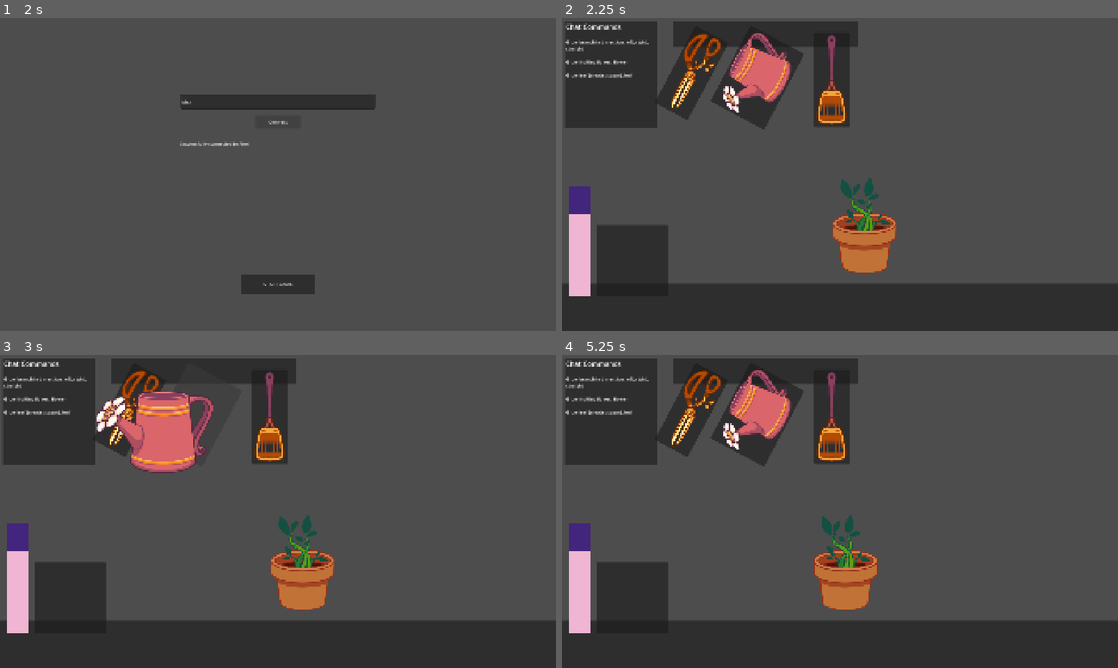
Above: before the commit, frames 1-4 (two rows, left to right).
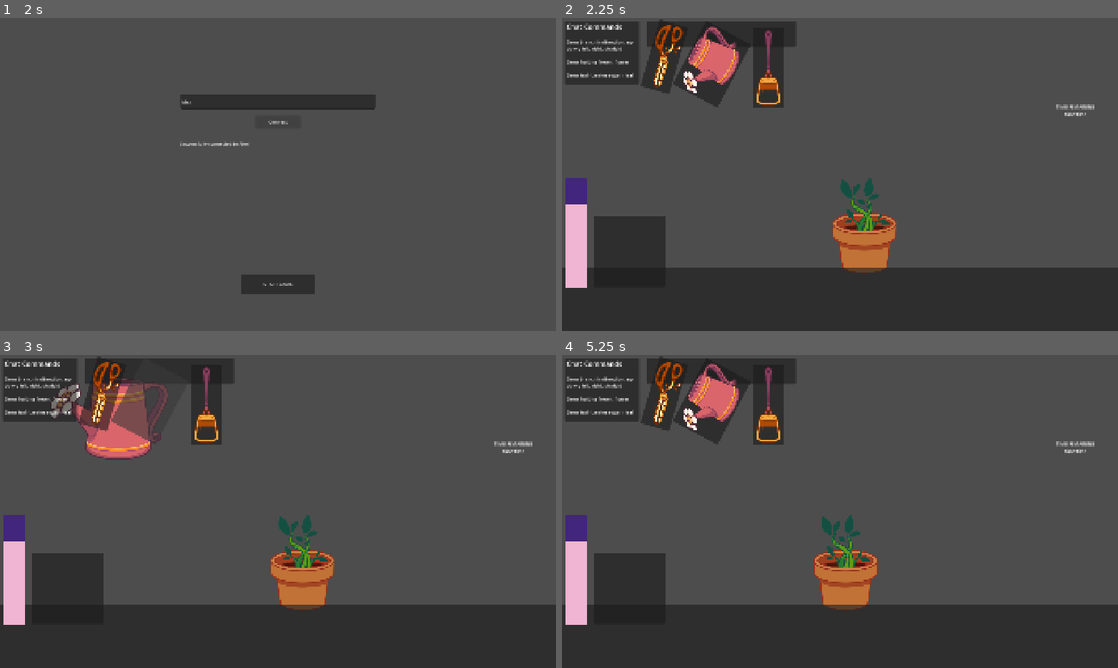
Above: after the commit, the same moments.

Repository: Fooror/backseat_jam_2026_sunny_and_frono
Game: Godot game, scene res://Menu/menu.tscn
Two runs of this game, one before a commit and one after it. Both use one fixed random seed, a clock stepped at 60 frames per second and the inputs below.
Inputs (mouse positions are in pixels of both pictures, inside the frame that each line leads up to; where the layout moved, square brackets give the same spot in the first picture):
- Up to frame 1 (2 s): click (278, 102) at 0.52 s; type "Alex" at 0.6 s; click "Connect" at 1.25 s
- Up to frame 2 (2.25 s): click "START GAME" at 2 s
- Up to frame 3 (3 s): click (150, 401) [194, 414] at 2.75 s
- Up to frame 4 (5.25 s): click (767, 405) [834, 417] at 3.5 s; click (662, 392) [689, 411] at 4.25 s; tap Enter at 5 s; move the mouse to (962, 495) at 5.02 s; press the mouse at (962, 495) at 5.03 s; hold D (moveright) from 5.03 s (still down)

Frame 1 is identical in both runs. In frame 2, 16% of the frame differs, in the area x 0-100%, y 0-89%; in frame 3, 17%; in frame 4, 16%.

Commit message:
area2d thing fixed and pail done

Diff:
--- a/Gamelevel/flower.gd
+++ b/Gamelevel/flower.gd
@@ -1,5 +1,7 @@
 extends Node2D
 class_name Flower
+
+signal Sheered
 
 const FLOWER = preload("uid://7llkqrw6nh1o")
 @onready var sprite: Sprite2D = $Sprite
@@ -35,3 +37,6 @@
 	progress_bar.value = Waterammount
 	if progress_bar.value >= Watermax:
 		Bloom()
+
+func Sheer():
+	pass
--- a/Gamelevel/flower.tscn
+++ b/Gamelevel/flower.tscn
@@ -10,11 +10,9 @@
 script = ExtResource("1_qld3m")
 
 [node name="ProgressBar" type="ProgressBar" parent="." unique_id=1486857697]
-offset_left = -44.0
-offset_top = 5.0
-offset_right = 44.0
-offset_bottom = 19.0
-pivot_offset = Vector2(44, -5)
+top_level = true
+offset_right = 88.0
+offset_bottom = 26.0
 max_value = 8.0
 step = 0.1
 show_percentage = false
@@ -24,7 +22,7 @@
 texture = ExtResource("1_q4gu7")
 
 [node name="Area2D" type="Area2D" parent="." unique_id=2139294020]
-collision_layer = 2
+collision_layer = 6
 collision_mask = 0
 
 [node name="CollisionShape2D" type="CollisionShape2D" parent="Area2D" unique_id=1977966934]
--- a/Gamelevel/game_level.gd
+++ b/Gamelevel/game_level.gd
@@ -4,14 +4,18 @@
 signal Timeticked
 
 const TREE_SEGMENT = preload("uid://bwfnagv2unacs")
-@onready var treesegments: Node = $Treesegments
+const USERINFO = preload("uid://dn3g0n4mxk8cb")
+
+@onready var treesegments: Node = $World/Treesegments
 @onready var timer: Timer = $Timer
+@onready var container: GridContainer = $GUI/Container
 
 @onready var camtarget: Node2D = $Camtarget
-@export var Camera:Camera2D
+@export var world:Node2D
+@onready var toplevel: Node = $Toplevel
 @export var Plantstart:Marker2D
 @export var Planttop:Node2D
-
+@export var Camera:Camera2D
 func _ready() -> void:
 	Twitchhandle.MessageRecieved.connect(chat_message_recieved)
 
@@ -28,12 +32,20 @@
 		if i.User == user:
 			i.messaged(message)
 			return
+	setupnewuser(user,message)
+
+func setupnewuser(user:String,message:String):
 	print("new user:"+user)
 	var newsegment:TreeSegment = TREE_SEGMENT.instantiate()
 	treesegments.add_child(newsegment)
 	newsegment.global_position = Planttop.global_position
 	Planttop.global_position = newsegment.SectionTop.global_position
 	newsegment.setup(user,message)
+	var newuserinfo = USERINFO.instantiate()
+	container.add_child(newuserinfo)
+	newuserinfo.setup(user)
+	newsegment.Infoupdate.connect(newuserinfo.OnInfoUpdated)
+	newuserinfo.setup(user)
 
 func _on_timer_timeout() -> void:
 	Timeticked.emit()
--- a/Gamelevel/game_level.tscn
+++ b/Gamelevel/game_level.tscn
@@ -7,43 +7,50 @@
 [ext_resource type="PackedScene" uid="uid://dnloj36jl2bi0" path="res://Gamelevel/toolroster.tscn" id="4_ldrrc"]
 [ext_resource type="PackedScene" uid="uid://caf4mplusgbar" path="res://Gamelevel/big beef.tscn" id="5_ldrrc"]
 
-[node name="GameLevel" type="Node2D" unique_id=1486105889 node_paths=PackedStringArray("Camera", "Plantstart", "Planttop")]
+[node name="GameLevel" type="Node2D" unique_id=1486105889 node_paths=PackedStringArray("world", "Plantstart", "Planttop", "Camera")]
 script = ExtResource("1_ahwja")
+world = NodePath("World")
+Plantstart = NodePath("World/Plantstart")
+Planttop = NodePath("World/Planttop")
 Camera = NodePath("Camera2D")
-Plantstart = NodePath("Plantstart")
-Planttop = NodePath("Planttop")
+
+[node name="Camera2D" type="Camera2D" parent="." unique_id=1446288521]
+offset = Vector2(960, 540)
+
+[node name="Camtarget" type="Node2D" parent="." unique_id=377437984]
+
+[node name="World" type="Node2D" parent="." unique_id=1500829226]
+
+[node name="Pot" type="Sprite2D" parent="World" unique_id=1847660073]
+position = Vector2(1046, 776)
+texture = ExtResource("2_wiydr")
+
+[node name="Treesegments" type="Node2D" parent="World" unique_id=881424539]
+
+[node name="Planttop" type="Node2D" parent="World" unique_id=623271941]
+position = Vector2(1045, 742)
+
+[node name="PlanttopSprite" type="Sprite2D" parent="World/Planttop" unique_id=283708557]
+position = Vector2(1, -96)
+texture = ExtResource("2_yavcv")
+
+[node name="Plantstart" type="Marker2D" parent="World" unique_id=1855167374]
+position = Vector2(1045, 749)
+
+[node name="Tools" type="Node2D" parent="World" unique_id=580671892]
 
 [node name="Timer" type="Timer" parent="." unique_id=2093603075]
 autostart = true
 
-[node name="Camtarget" type="Node2D" parent="." unique_id=377437984]
-
-[node name="Camera2D" type="Camera2D" parent="." unique_id=1446288521]
-offset = Vector2(960, 540)
-
-[node name="Treesegments" type="Node" parent="." unique_id=307450690]
-
-[node name="Pot" type="Sprite2D" parent="." unique_id=1847660073]
-position = Vector2(1046, 776)
-texture = ExtResource("2_wiydr")
-
-[node name="Planttop" type="Node2D" parent="." unique_id=623271941]
-position = Vector2(1045, 742)
-
-[node name="PlanttopSprite" type="Sprite2D" parent="Planttop" unique_id=283708557]
-position = Vector2(1, -96)
-texture = ExtResource("2_yavcv")
-
-[node name="Plantstart" type="Marker2D" parent="." unique_id=1855167374]
-position = Vector2(1045, 749)
-
 [node name="GUI" type="CanvasLayer" parent="." unique_id=563289574]
 
-[node name="Toolroster" parent="GUI" unique_id=1343463447 instance=ExtResource("4_ldrrc")]
-offset_left = 385.0
+[node name="Toolroster" parent="GUI" unique_id=1343463447 node_paths=PackedStringArray("Camera", "Toolcontainernode") instance=ExtResource("4_ldrrc")]
+offset_left = 294.0
 offset_top = 10.0
-offset_right = 1023.0
+offset_right = 808.0
 offset_bottom = 100.0
+Camera = NodePath("../../Camera2D")
+Toolcontainernode = NodePath("../../World/Tools")
 
 [node name="Panel" type="Panel" parent="GUI" unique_id=663650933]
 anchors_preset = 7
@@ -52,39 +59,90 @@
 anchor_right = 0.5
 anchor_bottom = 1.0
 offset_left = -960.0
-offset_top = -164.0
+offset_top = -217.0
 offset_right = 960.0
 grow_horizontal = 2
 grow_vertical = 0
 
 [node name="BigBeef" parent="GUI" unique_id=1798475938 instance=ExtResource("5_ldrrc")]
-offset_left = 24.0
-offset_top = 567.0
-offset_right = 474.0
-offset_bottom = 960.0
+offset_left = 13.0
+offset_top = 535.0
+offset_right = 463.0
+offset_bottom = 928.0
 
 [node name="How To" type="Panel" parent="GUI" unique_id=2027415118]
 offset_left = 9.0
 offset_top = 10.0
-offset_right = 329.0
-offset_bottom = 379.0
+offset_right = 267.0
+offset_bottom = 228.0
 
 [node name="RichTextLabel" type="RichTextLabel" parent="GUI/How To" unique_id=1058823780]
 layout_mode = 0
-offset_left = 4.0
+offset_left = 7.0
 offset_top = 4.0
-offset_right = 317.0
-offset_bottom = 366.0
+offset_right = 250.0
+offset_bottom = 212.0
 bbcode_enabled = true
 text = "[font_size=24]Chat Commands[/font_size]
 
-[font_size=16]Grow branch in dirrection: left, right, straight[/font_size]
+[font_size=16]Grow branch in dirrection: up, down, left, right, straight[/font_size]
 
 [font_size=16]Grow fruiting flower: flower[/font_size]
 
 [font_size=16]Grow leaf (creates sugar): leaf[/font_size]"
 
-[node name="Toplevel" type="Node" parent="." unique_id=114134440]
+[node name="Container" type="GridContainer" parent="GUI" unique_id=546922332]
+anchors_preset = 7
+anchor_left = 0.5
+anchor_top = 1.0
+anchor_right = 0.5
+anchor_bottom = 1.0
+offset_left = -902.0
+offset_top = -140.0
+offset_right = 902.0
+offset_bottom = -16.0
+grow_horizontal = 2
+grow_vertical = 0
+columns = 9
+
+[node name="Control" type="Control" parent="GUI" unique_id=2030159770]
+layout_mode = 3
+anchors_preset = 1
+anchor_left = 1.0
+anchor_right = 1.0
+offset_left = -284.0
+offset_top = 10.0
+offset_right = -10.0
+offset_bottom = 284.0
+grow_horizontal = 0
+
+[node name="TextureRect" type="TextureRect" parent="GUI/Control" unique_id=793289743]
+layout_mode = 1
+anchors_preset = 1
+anchor_left = 1.0
+anchor_right = 1.0
+offset_left = -274.0
+offset_bottom = 274.0
+grow_horizontal = 0
+
+[node name="Label" type="Label" parent="GUI/Control" unique_id=1113139419]
+layout_mode = 1
+anchors_preset = 7
+anchor_left = 0.5
+anchor_top = 1.0
+anchor_right = 0.5
+anchor_bottom = 1.0
+offset_left = -123.5
+offset_top = 11.0
+offset_right = 123.5
+offset_bottom = 72.0
+grow_horizontal = 2
+grow_vertical = 0
+text = "TIME REMAINING
+time:time"
+horizontal_alignment = 1
+
+[node name="Toplevel" type="Node" parent="." unique_id=1215457989]
 
 [node name="PotTop" type="Sprite2D" parent="Toplevel" unique_id=624908521]
 position = Vector2(1046, 789)
--- a/Gamelevel/toolroster.gd
+++ b/Gamelevel/toolroster.gd
@@ -12,8 +12,12 @@
 @onready var slap: Button = $slap
 @onready var shear: Button = $shear
 
+@export var Camera:Camera2D
+
 enum ToolEnums {none,pail,slap,shear}
 var Currenttool:ToolEnums = ToolEnums.none
+
+var Toolobject
 
 @export var Toolcontainernode:Node
 
@@ -22,9 +26,10 @@
 	if Currenttool == ToolEnums.pail:
 		Currenttool = ToolEnums.none
 		return
+	Toolobject = WATERING_PAIL.instantiate()
 	Currenttool = ToolEnums.pail
 	pail.icon = null
-	Toolcontainernode.add_child(WATERING_PAIL.instantiate())
+	Camera.add_child(Toolobject)
 
 func _on_slap_pressed() -> void:
 	unequipall()
@@ -37,13 +42,14 @@
 	if Currenttool == ToolEnums.shear:
 		Currenttool = ToolEnums.none
 		return
+	Toolobject = SHEARS.instantiate()
 	Currenttool = ToolEnums.shear
 	shear.icon = null
-	Toolcontainernode.add_child(SHEARS.instantiate())
+	Toolcontainernode.add_child(Toolobject)
 
 func unequipall():
 	shear.icon = SCISSORS_FULL
 	slap.icon = SWATTA
 	pail.icon = WATERING_CAN
-	for i in Toolcontainernode.get_children():
-		i.queue_free()
+	if Toolobject:
+		Toolobject.queue_free()
--- a/Gamelevel/toolroster.tscn
+++ b/Gamelevel/toolroster.tscn
@@ -6,7 +6,7 @@
 [ext_resource type="Texture2D" uid="uid://dpbnra5ofqoql" path="res://images/watering_can.png" id="5_8ic2n"]
 
 [node name="Toolroster" type="Panel" unique_id=1343463447 node_paths=PackedStringArray("Toolcontainernode")]
-offset_right = 638.0
+offset_right = 514.0
 offset_bottom = 90.0
 script = ExtResource("1_ap2ff")
 Toolcontainernode = NodePath("Node")
@@ -18,10 +18,10 @@
 anchor_top = 0.5
 anchor_right = 0.5
 anchor_bottom = 0.5
-offset_left = -283.0
-offset_top = -20.0
-offset_right = 13.339691
-offset_bottom = 190.21185
+offset_left = -259.9028
+offset_top = -79.4395
+offset_right = -12.761383
+offset_bottom = 95.363174
 grow_horizontal = 2
 grow_vertical = 2
 rotation = -1.0821041
@@ -36,10 +36,10 @@
 anchor_top = 0.5
 anchor_right = 0.5
 anchor_bottom = 0.5
-offset_left = 164.0
-offset_top = -279.0
-offset_right = 288.25012
-offset_bottom = 47.496155
+offset_left = 89.33975
+offset_top = -344.6737
+offset_right = 194.92957
+offset_bottom = -67.85126
 grow_horizontal = 2
 grow_vertical = 2
 rotation = 3.1415927
@@ -54,13 +54,13 @@
 anchor_top = 0.5
 anchor_right = 0.5
 anchor_bottom = 0.5
-offset_left = -267.0
-offset_top = -18.0
-offset_right = -138.04065
-offset_bottom = 282.97375
+offset_left = -227.0
+offset_top = -42.000004
+offset_right = -124.479614
+offset_bottom = 196.43776
 grow_horizontal = 2
 grow_vertical = 2
-rotation = 0.4886922
+rotation = 0.28203043
 pivot_offset = Vector2(33.09, 43.1)
 icon = ExtResource("4_eou0g")
 expand_icon = true
--- a/Gamelevel/tree_segment.gd
+++ b/Gamelevel/tree_segment.gd
@@ -1,5 +1,7 @@
 extends Node2D
 class_name TreeSegment
+
+signal Infoupdate(sugar,leafcount,nodeavailable)
 
 @onready var leftstump: Node2D = $Leftstump
 @onready var rightstump: Node2D = $Rightstump
@@ -30,7 +32,7 @@
 const Startgrowing = ["sprout"]
 
 const Growthpatterns = ["left","right","up","down","straight"]
-const Growthdirrection = [-180.0,0.0,-90.0,90.0,0.0]
+const Growthdirrection = [PI,2.0*PI,(3.0*PI)/2.0,PI/2.0,null,3.85,5.5]
 
 const Growthprompts = ["leaf","flower"]
 
@@ -70,19 +72,19 @@
 	var startmarker:Marker2D
 	if message == "left":
 		startleftly()
-		growsegment(Growthdirrection[1])
+		growsegment(Growthdirrection[5])
 		return
 	if message == "right":
 		startrightly()
-		growsegment(Growthdirrection[0])
+		growsegment(Growthdirrection[6])
 		return
 
 	if randi_range(0,1) == 0:
 		startleftly()
-		growsegment(Growthdirrection[1])
+		growsegment(Growthdirrection[5])
 	else:
 		startrightly()
-		growsegment(Growthdirrection[0])
+		growsegment(Growthdirrection[6])
 
 func startleftly():
 	branchtopper.scale.x = -1
@@ -95,16 +97,23 @@
 	rightstump.show()
 	NextBranchNode = Branchstartright
 
-func growsegment(dirrection:float):
+func growsegment(dir):
 	var branch:Branch = BRANCH.instantiate()
 	branchcontainer.add_child(branch)
 	branch.global_position = NextBranchNode.global_position
-	if GrowingOnSide == GrowingOnSideEnums.leftly:
-		branch.branch.scale.x = -1
 	if PrevBranch:
-		branch.rotation = PrevBranch.rotation
-	branch.rotation += deg_to_rad(dirrection)
-	#scale up prev branch
+		if dir == null: branch.rotation = PrevBranch.rotation
+		else:
+			var angle = lerp_angle(PrevBranch.rotation,dir,0.5)
+			var add = clampf(angle - PrevBranch.rotation,-1.2,1.2)
+			if add > 0.4 or add < -0.4:
+				branch.rotation = PrevBranch.rotation + add
+			else:
+				branch.rotation = wrapf(dir,0.0,TAU)
+	else:
+		branch.rotation = wrapf(dir,0.0,TAU)
+
+	print (branch.rotation)
 	NextBranchNode.queue_free()
 	Availablenodes.append_array(branch.Branchnodes)
 	NextBranchNode = branch.Branchend
@@ -127,12 +136,14 @@
 	match growstring:
 		"leaf":
 			leafcontainer.add_child(loadedgrowth)
+			loadedgrowth.global_position = node.global_position
 		"flower":
 			fruitcontainer.add_child(loadedgrowth)
-	loadedgrowth.global_position = node.global_position
+			loadedgrowth.global_position = node.global_position
+			loadedgrowth.progress_bar.global_position = loadedgrowth.global_position + Vector2(-(loadedgrowth.progress_bar.size.x/2),20)
 	var scale = randf_range(0.9,1.1)
 	loadedgrowth.scale = Vector2(scale,scale)
 	if randi_range(0,1) == 0:
 		loadedgrowth.scale.x = -(loadedgrowth.scale.x)
-	loadedgrowth.rotation = node.rotation + node.get_parent().rotation + deg_to_rad(randf_range(-10,10))
+	loadedgrowth.rotation = node.rotation + node.get_parent().get_parent().rotation + deg_to_rad(randf_range(-10,10))
 	node.queue_free
--- a/Gamelevel/tree_segment.tscn
+++ b/Gamelevel/tree_segment.tscn
@@ -62,8 +62,8 @@
 [node name="Top" type="Marker2D" parent="." unique_id=2083131092]
 position = Vector2(0, -255)
 
-[node name="Branchcontainer" type="Node" parent="." unique_id=189312207]
+[node name="Branchcontainer" type="Node2D" parent="." unique_id=1805798379]
 
-[node name="Leafcontainer" type="Node" parent="." unique_id=712611963]
+[node name="Leafcontainer" type="Node2D" parent="." unique_id=1987764922]
 
-[node name="Fruitcontainer" type="Node" parent="." unique_id=59373685]
+[node name="Fruitcontainer" type="Node2D" parent="." unique_id=951740042]
--- /dev/null
+++ b/Gamelevel/userinfo.gd
@@ -0,0 +1,14 @@
+extends Control
+class_name Userinfoplate
+
+@onready var username: Label = $Panel/Username
+
+# Called when the node enters the scene tree for the first time.
+func _ready() -> void:
+	pass # Replace with function body.
+
+func setup(user:String):
+	username.text = user
+
+func OnInfoUpdated():
+	pass
--- /dev/null
+++ b/Gamelevel/userinfo.tscn
@@ -0,0 +1,32 @@
+[gd_scene format=3 uid="uid://dn3g0n4mxk8cb"]
+
+[ext_resource type="Script" uid="uid://d4iqqg0td5cd2" path="res://Gamelevel/userinfo.gd" id="1_gpok4"]
+
+[node name="User" type="Control" unique_id=1066405154]
+custom_minimum_size = Vector2(200, 60)
+layout_mode = 3
+anchors_preset = 0
+offset_right = 222.0
+offset_bottom = 60.0
+script = ExtResource("1_gpok4")
+
+[node name="Panel" type="Panel" parent="." unique_id=245901466]
+layout_mode = 0
+offset_right = 200.0
+offset_bottom = 60.0
+
+[node name="Username" type="Label" parent="Panel" unique_id=1735756579]
+layout_mode = 0
+offset_left = 4.0
+offset_top = 4.0
+offset_right = 84.0
+offset_bottom = 27.0
+text = "Username"
+
+[node name="Username2" type="Label" parent="Panel" unique_id=1586390811]
+layout_mode = 0
+offset_left = 4.0
+offset_top = 33.0
+offset_right = 84.0
+offset_bottom = 56.0
+text = "AVN | LEAVES | "
--- a/Tools/shears.gd
+++ b/Tools/shears.gd
@@ -3,11 +3,14 @@
 
 @onready var pivot: Node2D = $Pivot
 @onready var pivot_2: Node2D = $Pivot2
+
 var debounce:bool = false
 
+func _ready() -> void:
+	IsUsing(true)
+
 func _process(delta: float) -> void:
-	var mousepos = get_viewport().get_mouse_position()
-	global_position = mousepos
+	global_position = get_viewport().get_mouse_position() + get_parent().position
 
 func _unhandled_input(event: InputEvent) -> void:
 	if debounce == true:return
--- a/Tools/shears.tscn
+++ b/Tools/shears.tscn
@@ -5,7 +5,7 @@
 [ext_resource type="Texture2D" uid="uid://ct117xs1tbhqo" path="res://images/scissors_top.png" id="2_v7p5w"]
 
 [sub_resource type="RectangleShape2D" id="RectangleShape2D_5ejfg"]
-size = Vector2(99.76312, 11.304131)
+size = Vector2(58.65793, 11.304131)
 
 [node name="Shears" type="Node2D" unique_id=1541991852]
 script = ExtResource("1_v7p5w")
@@ -29,7 +29,7 @@
 collision_mask = 4
 
 [node name="CollisionShape2D" type="CollisionShape2D" parent="Area2D" unique_id=878110104]
-position = Vector2(-151.31955, 173.20573)
+position = Vector2(-157.19507, 179.3588)
 rotation = -0.8084673
 shape = SubResource("RectangleShape2D_5ejfg")
 
--- a/Tools/watering_pail.gd
+++ b/Tools/watering_pail.gd
@@ -8,10 +8,6 @@
 @onready var line_2d: Line2D = $Water/Line2D
 
 @onready var waterskeleton: Node2D = $Waterskeleton
-@onready var _4: CollisionShape2D = $"Area2D/4"
-@onready var _3: CollisionShape2D = $"Area2D/3"
-@onready var _2: CollisionShape2D = $"Area2D/2"
-@onready var _1: CollisionShape2D = $"Area2D/1"
 
 @onready var mark_5: Marker2D = $"Waterskeleton/5"
 @onready var mark_4: Marker2D = $"Waterskeleton/4"
@@ -19,14 +15,23 @@
 @onready var mark_2: Marker2D = $"Waterskeleton/2"
 @onready var mark_1: Marker2D = $"Waterskeleton/1"
 
+@onready var _4: CollisionShape2D = $"Area2D/4"
+@onready var _3: CollisionShape2D = $"Area2D/3"
+@onready var _2: CollisionShape2D = $"Area2D/2"
+@onready var _1: CollisionShape2D = $"Area2D/1"
+
 @onready var timer: Timer = $Timer
+@onready var area_2d: Area2D = $Area2D
 
 var Wateringplants:Array = []
 
 func _ready() -> void:
 	line_2d.width = 0
 	line_2d.hide()
-
+	_4.position = mark_4.position
+	_3.position = mark_3.position
+	_2.position = mark_2.position
+	_1.position = mark_1.position
 func _unhandled_input(event: InputEvent) -> void:
 	if event.is_action_pressed("use"):
 		IsUsing(true)
@@ -35,12 +40,8 @@
 
 func _physics_process(delta: float) -> void:
 	waterskeleton.position = water.global_position
-	global_position = get_viewport().get_mouse_position()
-	_4.global_position = _4.global_position.lerp(mark_4.global_position,delta *6)
-	_3.global_position = _3.global_position.lerp(mark_3.global_position,delta *12)
-	_2.global_position = _2.global_position.lerp(mark_2.global_position,delta *24)
-	_1.global_position = _1.global_position.lerp(mark_1.global_position,delta *80)
-
+	area_2d.position = water.global_position
+	global_position = get_parent().get_global_mouse_position()
 	line_2d.set_point_position(0,line_2d.to_local(water.global_position))
 	line_2d.set_point_position(1,line_2d.get_point_position(1).lerp(line_2d.to_local(mark_1.global_position),delta *80))
 	line_2d.set_point_position(2,line_2d.get_point_position(2).lerp(line_2d.to_local(mark_2.global_position),delta *24))
@@ -63,8 +64,7 @@
 	else:
 		timer.stop()
 		pailtween.tween_property(self,"rotation",deg_to_rad(0),tweentime)
-		await waterthictween.tween_property(line_2d,"width",0,tweentime).finished
-		line_2d.hide()
+		waterthictween.tween_property(line_2d,"width",0,tweentime)
 
 func _on_timer_timeout() -> void:
 	for i in Wateringplants:
--- a/Tools/watering_pail.tscn
+++ b/Tools/watering_pail.tscn
@@ -68,19 +68,15 @@
 monitorable = false
 
 [node name="4" type="CollisionShape2D" parent="Area2D" unique_id=2116674121]
-top_level = true
 shape = SubResource("CircleShape2D_k3k6m")
 
 [node name="3" type="CollisionShape2D" parent="Area2D" unique_id=445370902]
-top_level = true
 shape = SubResource("CircleShape2D_oo887")
 
 [node name="2" type="CollisionShape2D" parent="Area2D" unique_id=1030532911]
-top_level = true
 shape = SubResource("CircleShape2D_krjp8")
 
 [node name="1" type="CollisionShape2D" parent="Area2D" unique_id=1444208032]
-top_level = true
 shape = SubResource("CircleShape2D_461ys")
 
 [node name="Water" type="Node2D" parent="." unique_id=1623831898]
Not shown, added: Gamelevel/userinfo.gd.uid
